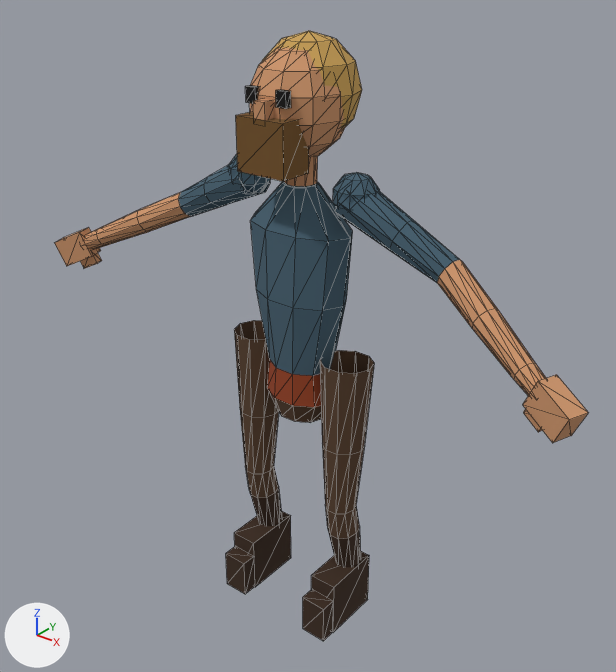
The glTF model assets/characters/shared/heroic_humanoid.glb as it was, and as the next commit left it.
The view is the same before and after, from a 50 mm camera at (1.39, -1.706, 1.991) aimed at (0.038, -0.016, 0.943). Every picture has the same lights, and +X, +Y and +Z are marked at lower left. The older version comes first. Mesh edges are drawn as thin lines. Vertices at exactly the same position are counted once.

The scene before the commit, as lines of its bpy script (objects in view):
```python
ob_hero_arml = bpy.data.objects.new('Hero_ArmL', me_hero_arml)
ob_hero_arml.location = (0.0, 0.0, 0.0)
ob_hero_armr = bpy.data.objects.new('Hero_ArmR', me_hero_armr)
ob_hero_armr.location = (0.0, 0.0, 0.0)
ob_hero_handl = bpy.data.objects.new('Hero_HandL', me_hero_handl)
ob_hero_handl.location = (0.0, 0.0, 0.0)
ob_hero_handr = bpy.data.objects.new('Hero_HandR', me_hero_handr)
ob_hero_handr.location = (0.0, 0.0, 0.0)
ob_hero_legl = bpy.data.objects.new('Hero_LegL', me_hero_legl)
ob_hero_legl.location = (0.0, 0.0, 0.0)
# also in view: 'Hero_BootR' at (-0.162, -0.031, 0.091); 'Hero_Head' at (0.0, 0.001, 1.561); 'Hero_LegR' at (-0.162, 0.002, 0.522); 'Hero_BootL' at (0.162, -0.031, 0.091); 'Hero_Torso' at (0.0, 0.0, 1.053)
```
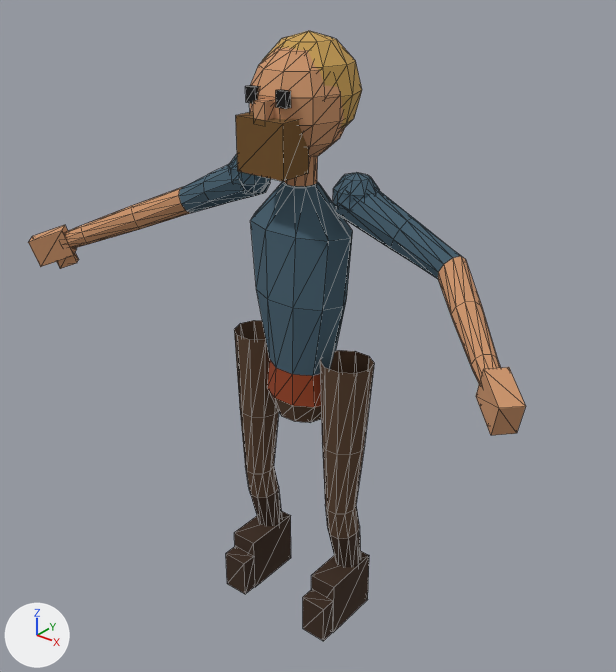
Where the change shows, as pixel boxes [x1, y1, x2, y2] in the pictures (616 x 672 px):
'Hero_ArmL', reshaped (21% narrower, 6% shorter)
    before: [335, 189, 546, 396]
    after: [335, 189, 501, 383]
'Hero_ArmR', reshaped (10% wider)
    before: [84, 165, 270, 250]
    after: [65, 164, 270, 249]
'Hero_HandL', reshaped (23% narrower)
    before: [523, 375, 588, 443]
    after: [476, 367, 526, 436]
'Hero_HandR', reshaped (8% wider, 7% taller)
    before: [55, 227, 102, 268]
    after: [28, 225, 79, 269]

What changed in the scene script:
```text
Change me_hero_arml:
    used by ob_hero_arml; location = (0.0, 0.0, 0.0)
    remove me_hero_arml.from_pydata(...)  # 61 vertices, 110 faces; spans x 0.137..0.799, y -0.151..0.058, z 1.041..1.417
    add me_hero_arml.from_pydata(...)  # 61 vertices, 110 faces; spans x 0.139..0.742, y -0.271..0.057, z 1.093..1.417
    me_hero_arml part 1: 61 of 61 vertices moved; they spanned x 0.137..0.799, y -0.151..0.058, z 1.041..1.417 and now span x 0.139..0.742, y -0.271..0.057, z 1.093..1.417; mean shift (-0.022, -0.048, 0.024)
Change me_hero_armr:
    used by ob_hero_armr; location = (0.0, 0.0, 0.0)
    remove me_hero_armr.from_pydata(...)  # 61 vertices, 110 faces; spans x -0.799..-0.137, y -0.151..0.058, z 1.041..1.417
    add me_hero_armr.from_pydata(...)  # 61 vertices, 110 faces; spans x -0.742..-0.139, y -0.271..0.057, z 1.093..1.417
    me_hero_armr part 2: 61 of 61 vertices moved; they spanned x -0.799..-0.137, y -0.151..0.058, z 1.041..1.417 and now span x -0.742..-0.139, y -0.271..0.057, z 1.093..1.417; mean shift (0.022, -0.048, 0.024)
Change me_hero_handl:
    used by ob_hero_handl; location = (0.0, 0.0, 0.0)
    remove me_hero_handl.from_pydata(...)  # 16 vertices, 24 faces; spans x 0.7388..0.8852, y -0.1868..-0.0879, z 0.9831..1.1103
    add me_hero_handl.from_pydata(...)  # 16 vertices, 24 faces; spans x 0.6813..0.8135, y -0.3369..-0.209, z 1.0372..1.1627
    me_hero_handl part 3: the whole mesh is multiplied about its middle by the matrix ((0.924, 0.375, -0.082), (-0.369, 0.926, 0.075), (0.104, -0.039, 0.994)), then moved by (-0.0656, -0.1353, 0.0562)
Change me_hero_handr:
    used by ob_hero_handr; location = (0.0, 0.0, 0.0)
    remove me_hero_handr.from_pydata(...)  # 16 vertices, 24 faces; spans x -0.8852..-0.7388, y -0.1868..-0.0879, z 0.9831..1.1103
    add me_hero_handr.from_pydata(...)  # 16 vertices, 24 faces; spans x -0.8135..-0.6813, y -0.3369..-0.209, z 1.0372..1.1627
    me_hero_handr part 4: the whole mesh is multiplied about its middle by the matrix ((0.924, -0.375, 0.082), (0.369, 0.926, 0.075), (-0.104, -0.039, 0.994)), then moved by (0.0656, -0.1353, 0.0562)
```
